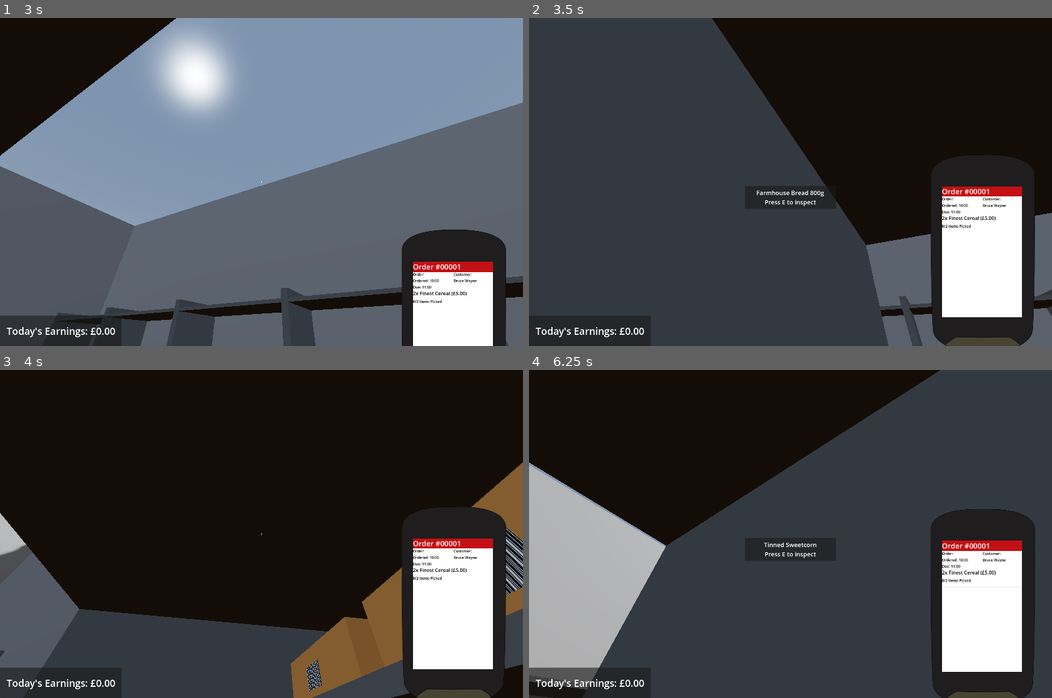
Above: before the commit, frames 1-4 (two rows, left to right).
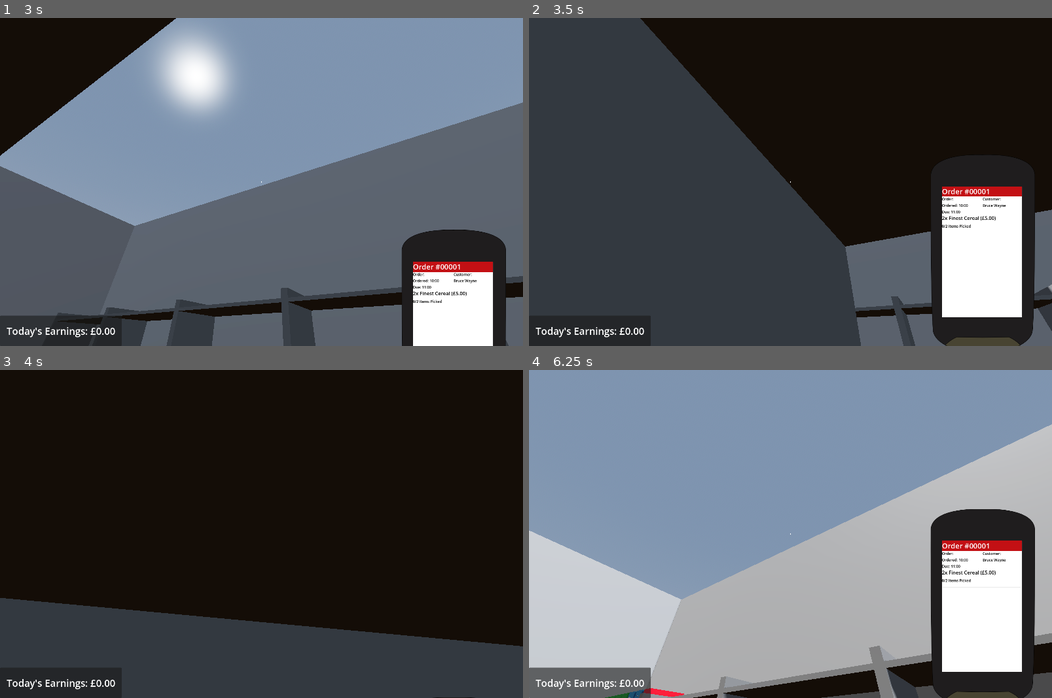
Above: after the commit, the same moments.

Repository: Allus-Interactive/speedy-shopper
Game: Godot game, scene res://game/world/shop/shop.tscn
The game is run twice, just before and just after one commit, with the same random seed, the same clock (stepped at 60 frames per second) and the same inputs.
Inputs (mouse positions are in pixels of both pictures, inside the frame that each line leads up to):
- Up to frame 1 (3 s): tap Enter at 0.5 s; move the mouse to (235, 247) at 0.52 s; hold C (crouch) 0.53-1.28 s; hold W (forwards) 0.53-2.78 s; click (235, 247) at 0.67 s; move the mouse to (298, 185) at 1.27 s; tap E (interact) at 1.35 s; move the mouse to (219, 178) at 2.02 s; hold R (replace) 2.03-2.78 s; move the mouse to (266, 182) at 2.77 s; hold A (left) from 2.78 s (still down); tap T (toggle_scanner) at 2.85 s; click (266, 182) at 2.92 s
- Up to frame 2 (3.5 s): keep holding A (left)
- Up to frame 3 (4 s): tap E (interact) at 3.5 s; move the mouse to (240, 527) at 3.52 s; release A (left) at 3.53 s; hold W (forwards) from 3.53 s (still down); hold C (crouch) from 3.53 s (still down)
- Up to frame 4 (6.25 s): tap E (interact) at 4.25, 4.35, 5.75 s; move the mouse to (816, 534) at 4.27 s; release C (crouch) at 4.28 s; move the mouse to (685, 550) at 5.02 s; hold R (replace) 5.03-5.78 s; click (685, 550) at 5.17 s; move the mouse to (800, 527) at 5.77 s; release W (forwards) at 5.78 s; hold D (product_rotate_right) from 5.78 s (still down); tap T (toggle_scanner) at 5.85 s

Frame 1 is identical in both runs. In frame 2, 8.4% of the frame differs, in the area x 21-100%, y 0-100%; in frame 3, 19%; in frame 4, 87%, in the area x 0-100%, y 0-100%.

Commit message:
Update shop.tscn

Diff:
--- a/godot-project/game/world/shop/shop.tscn
+++ b/godot-project/game/world/shop/shop.tscn
@@ -21,22 +21,36 @@
 [ext_resource type="Resource" uid="uid://dmiomgq2gyprh" path="res://game/resources/products/placeholder/resources/milk/skimmed_1pt.tres" id="16_idgyd"]
 [ext_resource type="Resource" uid="uid://cvev8epa1k5fj" path="res://game/resources/products/placeholder/resources/bread/tiger_bread.tres" id="17_8noyx"]
 [ext_resource type="Resource" uid="uid://b43ka1p2h1jdk" path="res://game/resources/products/placeholder/resources/bread/wholemeal_bread.tres" id="17_iirsv"]
+[ext_resource type="Resource" uid="uid://5wrhwotujlal" path="res://game/resources/products/placeholder/resources/tinned_food_packs/soup/lentil_soup_4pk.tres" id="17_nqcri"]
 [ext_resource type="Resource" uid="uid://b5rf6p1uh1dxk" path="res://game/resources/products/placeholder/resources/tinned_food/soup/lentil_soup.tres" id="17_vh3dg"]
+[ext_resource type="Resource" uid="uid://wyv1n0ajp6dc" path="res://game/resources/products/placeholder/resources/tinned_food_packs/soup/mushroom_soup_4pk.tres" id="18_laxen"]
 [ext_resource type="Resource" uid="uid://dg0x752r6yjx5" path="res://game/resources/products/placeholder/resources/tinned_food/soup/mushroom_soup.tres" id="18_njqpr"]
+[ext_resource type="Resource" uid="uid://clr4ucimrayl8" path="res://game/resources/products/placeholder/resources/tinned_food_packs/soup/chicken_soup_4pk.tres" id="19_4kt0n"]
 [ext_resource type="Resource" uid="uid://bpgnwt003flig" path="res://game/resources/products/placeholder/resources/tinned_food/soup/chicken_soup.tres" id="19_fseaq"]
 [ext_resource type="Resource" uid="uid://dafpim7p4lb2q" path="res://game/resources/products/placeholder/resources/bread/white_bread.tres" id="19_vh3dg"]
 [ext_resource type="Resource" uid="uid://dp8s5xj8itei7" path="res://game/resources/products/placeholder/resources/tinned_food/soup/minestrone_soup.tres" id="20_fq2pm"]
 [ext_resource type="Resource" uid="uid://cediseir745lx" path="res://game/resources/products/placeholder/resources/bread/farmhouse_bread.tres" id="20_njqpr"]
+[ext_resource type="Resource" uid="uid://c5ta2c6xgewin" path="res://game/resources/products/placeholder/resources/tinned_food_packs/soup/minestrone_soup_4pk.tres" id="20_pm5fk"]
+[ext_resource type="Resource" uid="uid://bujkkqr3nyhh5" path="res://game/resources/products/placeholder/resources/tinned_food_packs/soup/tomato_soup_4pk.tres" id="21_a0xsg"]
 [ext_resource type="Resource" uid="uid://8hxhoavd6pf" path="res://game/resources/products/placeholder/resources/tinned_food/soup/tomato_soup.tres" id="21_a5uy8"]
 [ext_resource type="Resource" uid="uid://dsu6dyafljsbd" path="res://game/resources/products/placeholder/resources/tinned_food/soup/vegetable_soup.tres" id="22_2g26t"]
+[ext_resource type="Resource" uid="uid://bbsoonnrvm8iy" path="res://game/resources/products/placeholder/resources/tinned_food_packs/soup/vegetable_soup_4pk.tres" id="22_11a2g"]
 [ext_resource type="Resource" uid="uid://cg8j8e53tvdad" path="res://game/resources/products/placeholder/resources/tinned_food/beans/cheesy_baked_beans.tres" id="23_3jddy"]
 [ext_resource type="Resource" uid="uid://btm001npwar3j" path="res://game/resources/products/placeholder/resources/tinned_food/beans/baked_beans.tres" id="23_uhu4s"]
+[ext_resource type="Resource" uid="uid://bhogjs78bj6vv" path="res://game/resources/products/placeholder/resources/tinned_food_packs/beans/cheesy_baked_beans_4pk.tres" id="23_wpyta"]
+[ext_resource type="Resource" uid="uid://dtbjt4wafge56" path="res://game/resources/products/placeholder/resources/tinned_food_packs/beans/baked_beans_sausage_4pk.tres" id="24_ae1d0"]
 [ext_resource type="Resource" uid="uid://dbqwusjdtmx8e" path="res://game/resources/products/placeholder/resources/tinned_food/beans/baked_beans_sausage.tres" id="24_gsyqm"]
+[ext_resource type="Resource" uid="uid://1wncpyu3ecuf" path="res://game/resources/products/placeholder/resources/tinned_food_packs/beans/baked_beans_4pk.tres" id="25_g1yju"]
+[ext_resource type="Resource" uid="uid://cm4iel1bevvoi" path="res://game/resources/products/placeholder/resources/tinned_food_packs/beans/reduced_salt_baked_beans_4pk.tres" id="26_8lmnt"]
 [ext_resource type="Resource" uid="uid://cgc7iocma44gg" path="res://game/resources/products/placeholder/resources/tinned_food/beans/reduced_salt_baked_beans.tres" id="26_28o8y"]
+[ext_resource type="Resource" uid="uid://tvknj6b866jp" path="res://game/resources/products/placeholder/resources/tinned_food_packs/vegetables/tinned_sweetcorn_4pk.tres" id="27_bcqtl"]
 [ext_resource type="Resource" uid="uid://ddmnl518wfgj0" path="res://game/resources/products/placeholder/resources/tinned_food/vegetables/tinned_sweetcorn.tres" id="27_e45yw"]
 [ext_resource type="Resource" uid="uid://cv8vhuu15vqjv" path="res://game/resources/products/placeholder/resources/tinned_food/vegetables/tinned_carrots.tres" id="27_t3ndj"]
+[ext_resource type="Resource" uid="uid://dm1gakpfkwf27" path="res://game/resources/products/placeholder/resources/tinned_food_packs/vegetables/mixed_vegetables_4pk.tres" id="28_6ultn"]
 [ext_resource type="Resource" uid="uid://dk7uljfptkj51" path="res://game/resources/products/placeholder/resources/tinned_food/vegetables/mixed_vegetables.tres" id="28_t3ndj"]
 [ext_resource type="Resource" uid="uid://dks2g76xrny2a" path="res://game/resources/products/placeholder/resources/tinned_food/vegetables/tinned_peas.tres" id="29_lb1gs"]
+[ext_resource type="Resource" uid="uid://cy5fw11pwks3j" path="res://game/resources/products/placeholder/resources/tinned_food_packs/vegetables/tinned_peas_4pk.tres" id="29_oaavk"]
+[ext_resource type="Resource" uid="uid://wmems0n6umak" path="res://game/resources/products/placeholder/resources/tinned_food_packs/vegetables/tinned_carrots_4pk.tres" id="30_76srb"]
 
 [sub_resource type="ProceduralSkyMaterial" id="ProceduralSkyMaterial_nnsk1"]
 sky_horizon_color = Color(0.662243, 0.671743, 0.686743, 1)
@@ -231,7 +245,12 @@
 [node name="ShelfUnitMultipackTins" parent="Aisle1/Right" unique_id=479921248 instance=ExtResource("2_4o56f")]
 transform = Transform3D(1.192488e-08, 0, -0.99999994, 0, 1, 0, 0.99999994, 0, 1.192488e-08, -6, 0, -6)
 product_placeholder_scene = ExtResource("3_6k1ee")
-slots_per_shelf = 5
+stocked_products = Array[ExtResource("4_5qt63")]([ExtResource("17_nqcri"), ExtResource("17_nqcri"), ExtResource("17_nqcri"), ExtResource("18_laxen"), ExtResource("18_laxen"), ExtResource("19_4kt0n"), ExtResource("19_4kt0n"), ExtResource("19_4kt0n"), ExtResource("20_pm5fk"), ExtResource("20_pm5fk"), ExtResource("21_a0xsg"), ExtResource("21_a0xsg"), ExtResource("21_a0xsg"), ExtResource("22_11a2g"), ExtResource("22_11a2g"), ExtResource("23_wpyta"), ExtResource("23_wpyta"), ExtResource("24_ae1d0"), ExtResource("24_ae1d0"), ExtResource("24_ae1d0"), ExtResource("25_g1yju"), ExtResource("25_g1yju"), ExtResource("25_g1yju"), ExtResource("26_8lmnt"), ExtResource("26_8lmnt"), ExtResource("27_bcqtl"), ExtResource("27_bcqtl"), ExtResource("28_6ultn"), ExtResource("28_6ultn"), ExtResource("28_6ultn"), ExtResource("29_oaavk"), ExtResource("29_oaavk"), ExtResource("29_oaavk"), ExtResource("30_76srb"), ExtResource("30_76srb")])
+shelf_count = 7
+shelf_spacing = 0.3
+slots_per_shelf = 5
+slot_margin_x = 0.2
+row_width = 0.5
 
 [node name="ShelfUnitSingleTins" parent="Aisle1/Right" unique_id=535337478 instance=ExtResource("2_4o56f")]
 transform = Transform3D(1.192488e-08, 0, -0.99999994, 0, 1, 0, 0.99999994, 0, 1.192488e-08, -6, 0, -8)
